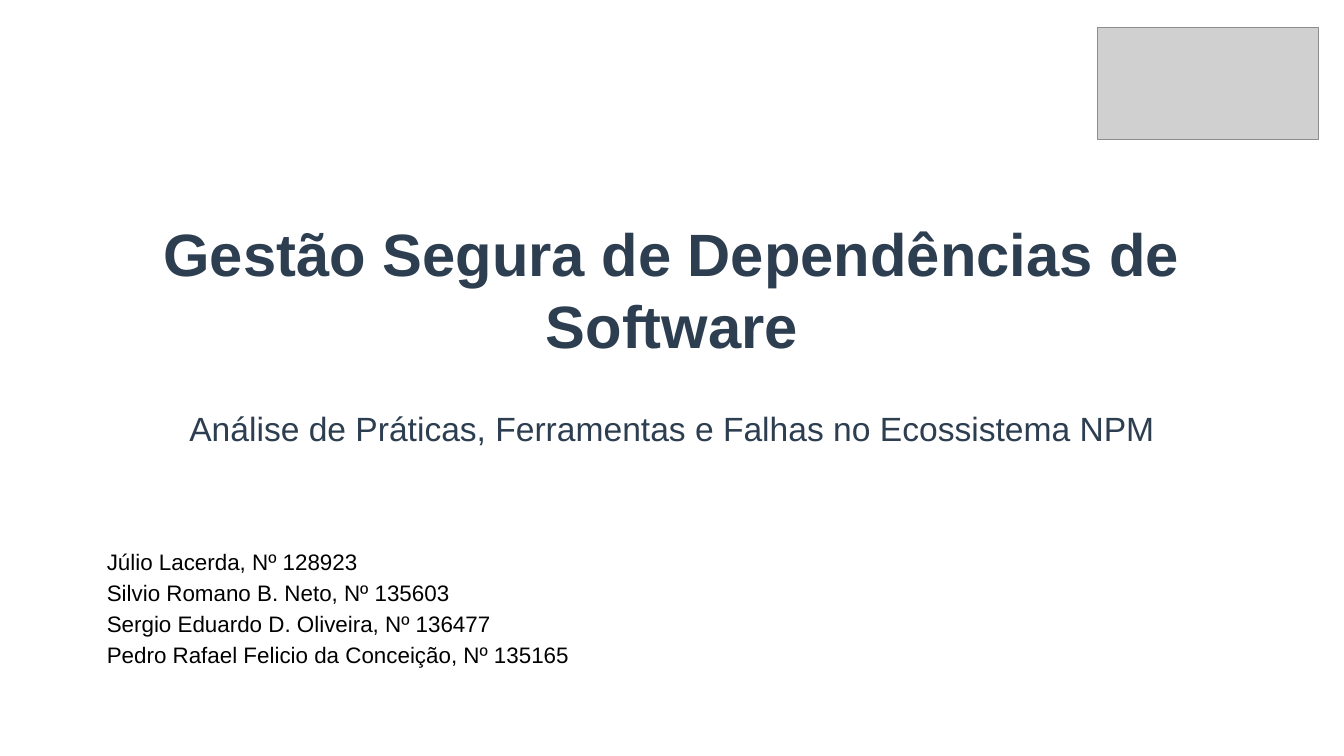
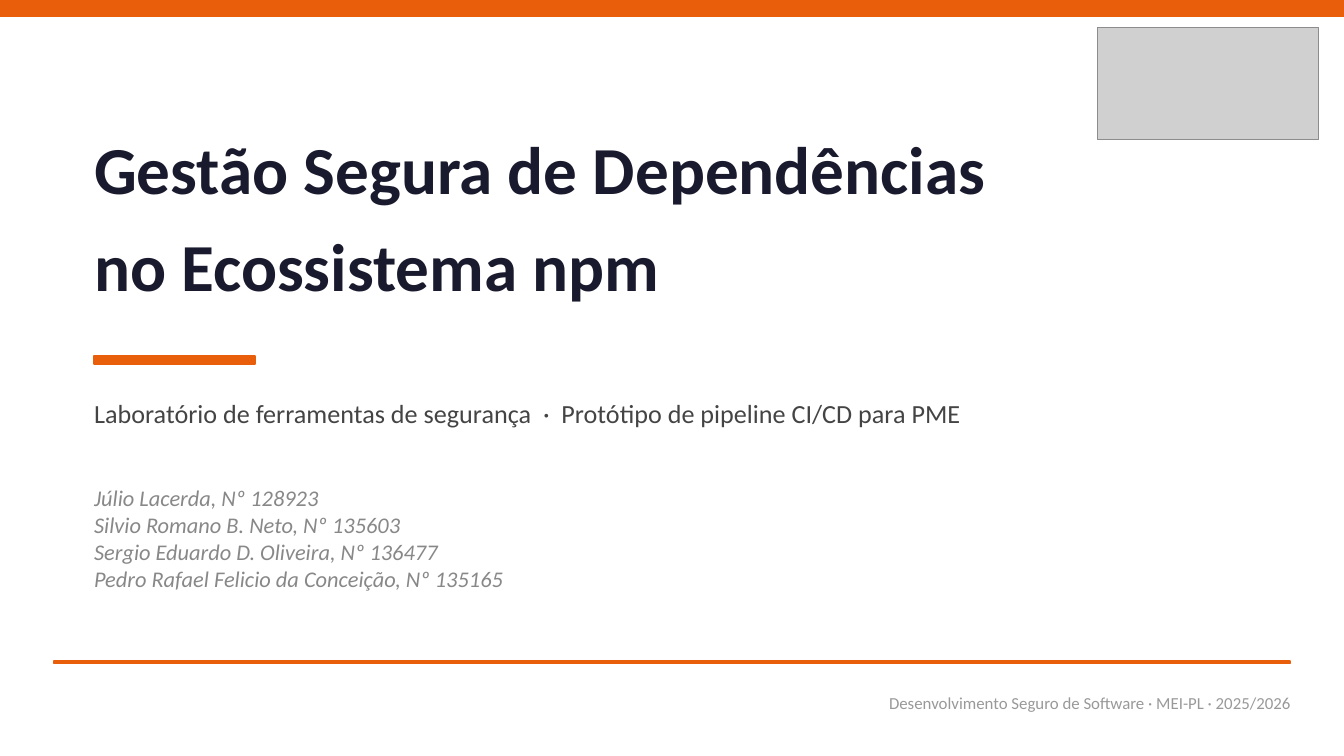
Before and after one commit to srbno/lab-iscte-dss, a slide deck: slide 1 of Gestão Segura de Dependências de Software.pptx. Drawn at 1344x756 pixels with LibreOffice and Linux fonts; fonts in the diff are those of the drawing; grey boxes stand for pictures. Boxes give left, top, right and bottom in pixels: in the first picture for what was removed or moved away, otherwise in the second. Text is boxed around its words. In the diff, an @@ line names an element or a change of style, - is before the commit and + after.

```diff
--- a/Gestão Segura de Dependências de Software.pptx
+++ b/Gestão Segura de Dependências de Software.pptx
@@ rectangle added at (x1=0, y1=0, x2=1344, y2=16), fill #E85E0A, outline #E85E0A 1 pt @@
@@ text "Gestão Segura de Dependências" at (x1=94, y1=147, x2=985, y2=302): vertical alignment top to middle @@
@@ text at (x1=94, y1=147, x2=985, y2=302): text changed; size 32 to 36 pt; font Arial to Calibri; text colour #2C3E50 to #1A1A2E @@
-Gestão Segura de Dependências de Software
+Gestão Segura de Dependências
+no Ecossistema npm
@@ rectangle added at (x1=94, y1=356, x2=255, y2=364), fill #E85E0A, outline #E85E0A 1 pt @@
@@ text added at (x1=94, y1=405, x2=961, y2=428), 14 pt, text #444444 @@
+Laboratório de ferramentas de segurança · Protótipo de pipeline CI/CD para PME
@@ text removed at (x1=189, y1=416, x2=1155, y2=446) @@
-Análise de Práticas, Ferramentas e Falhas no Ecossistema NPM
@@ text "Júlio Lacerda, Nº 128923 Silvio ..." moved from (x1=107, y1=553, x2=569, y2=668) to (x1=94, y1=490, x2=503, y2=591) @@
@@ text "Júlio Lacerda, Nº 128923 Silvio ..." at (x1=94, y1=490, x2=503, y2=591): font Arial to Calibri, text colour #000000 to #888888, italic on; line spacing 1.15 to 1; vertical alignment top to middle @@
@@ rectangle added at (x1=54, y1=661, x2=1290, y2=664), fill #E85E0A, outline #E85E0A 1 pt @@
@@ text added at (x1=889, y1=697, x2=1291, y2=712), 9 pt, text #999999 @@
+Desenvolvimento Seguro de Software · MEI-PL · 2025/2026
```
Also in this commit, not shown: 3 other slides changed, 1 slide added, 1 slide removed.
